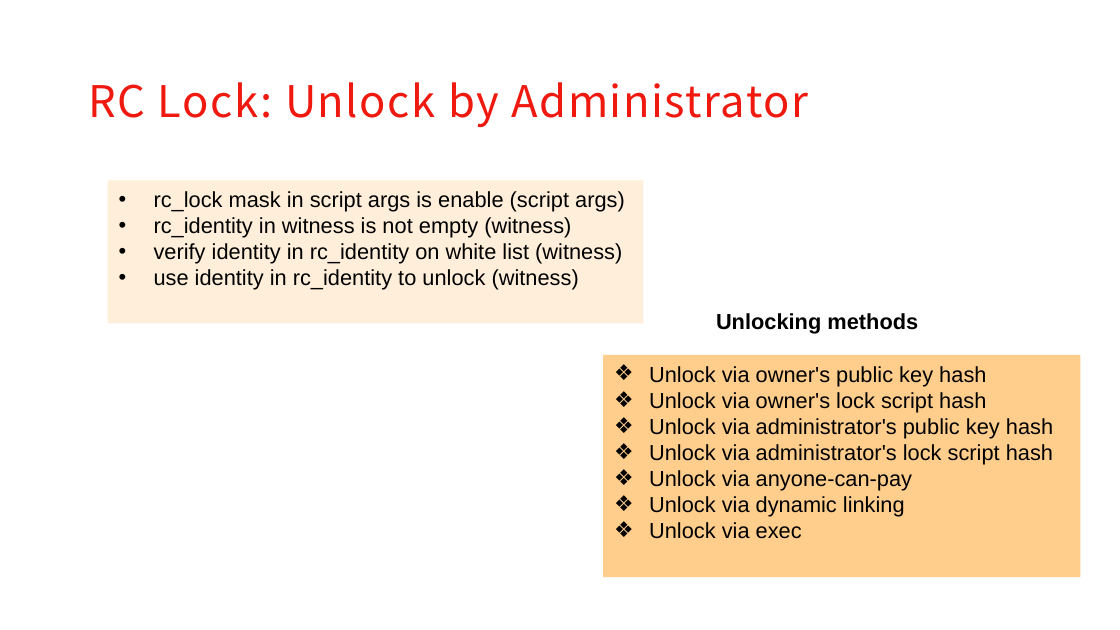
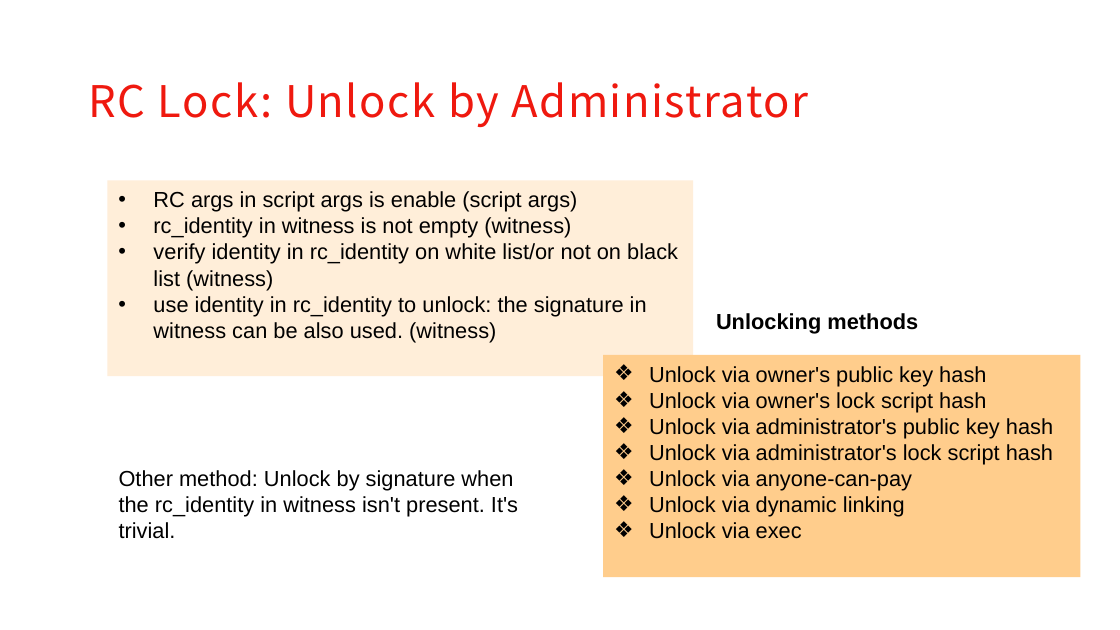
Before and after one commit to XuJiandong/docs-bank, a slide deck: slide 10 of presentation.pptx. Drawn at 1120x630 pixels with LibreOffice and Linux fonts; fonts in the diff are those of the drawing; background and template pictures are left out. Boxes give left, top, right and bottom in pixels: in the first picture for what was removed or moved away, otherwise in the second. Text is boxed around its words. In the diff, an @@ line names an element or a change of style, - is before the commit and + after.

Commit message:
update

```diff
--- a/presentation.pptx
+++ b/presentation.pptx
@@ rectangle "RC args in script args ...": place and size @@
-rectangle "RC args in script args ..." at (108, 180, 644, 324)
+rectangle "RC args in script args ..." at (108, 180, 693, 376)
@@ text in rectangle at (153, 191, 578, 212): text changed @@
-• rc_lock mask in script args is enable (script args)
+• RC args in script args is enable (script args)
@@ text in rectangle at (153, 243, 678, 343): text changed @@
-• verify identity in rc_identity on white list (witness)
-• use identity in rc_identity to unlock (witness)
+• verify identity in rc_identity on white list/or not on black list (witness)
+• use identity in rc_identity to unlock: the signature in witness can be also used. (witness)
@@ text added at (119, 470, 518, 539), 14 pt, text #000000 @@
+Other method: Unlock by signature when the rc_identity in witness isn't present. It's trivial.
```
Also in this commit, not shown: 5 other slides changed.
